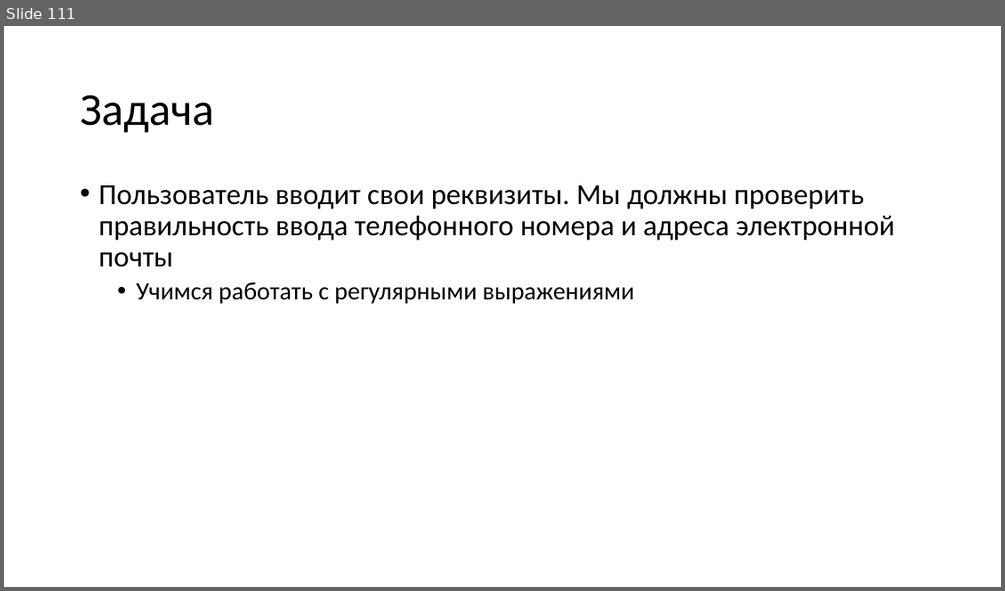
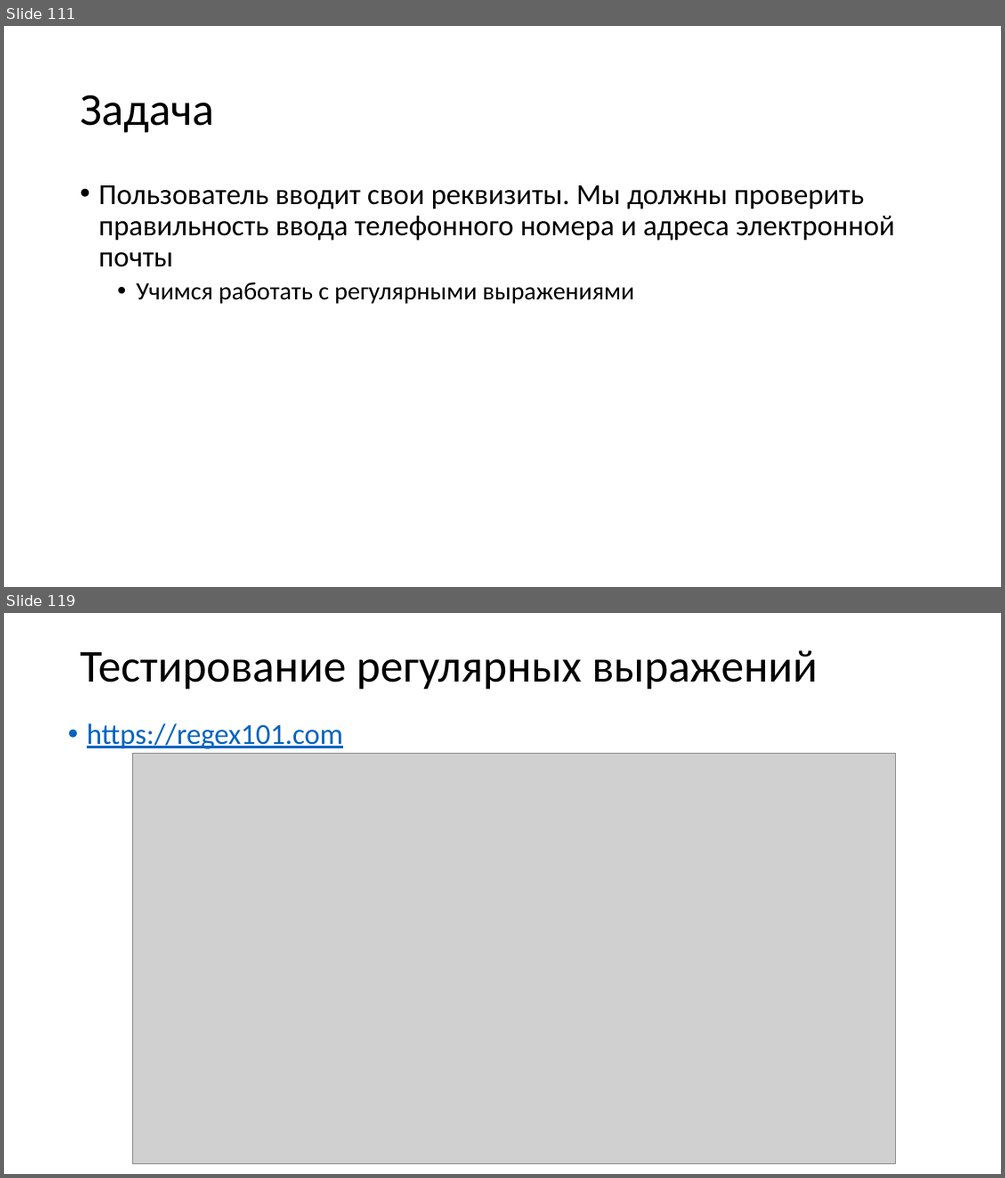
Before and after one commit to paveltsytovich/telegram-course, a slide deck: Presentation/Разработка ботов для телеграмм на Python.pptx. Shown one above the other, each under a label of ours: slide 111 before the commit, slides 111 and 119 after it; the slides between them are not shown. The pictures are 1005x591 and 1005x1178 pixels, drawn with LibreOffice and Linux fonts; fonts in the diff are those of the drawing; grey boxes stand for pictures. Boxes give left, top, right and bottom in pixels: in the first picture for what was removed or moved away, otherwise in the second. Text is boxed around its words. In the diff, an @@ line names an element or a change of style, - is before the commit and + after.

```diff
--- a/Presentation/Разработка ботов для телеграмм на Python.pptx
+++ b/Presentation/Разработка ботов для телеграмм на Python.pptx
@@ slide 119 added at [4,613,1001,1174], background #FFFFFF @@
@@ title added at [80,650,817,690], 44 pt, text #000000 @@
+Тестирование регулярных выражений
@@ text added at [87,723,343,749], 28 pt, text #0563C1, underline @@
+• https://regex101.com
@@ picture added at [133,753,896,1163] @@
```
Also in this commit, not shown: 11 other slides added, 1 other file.
